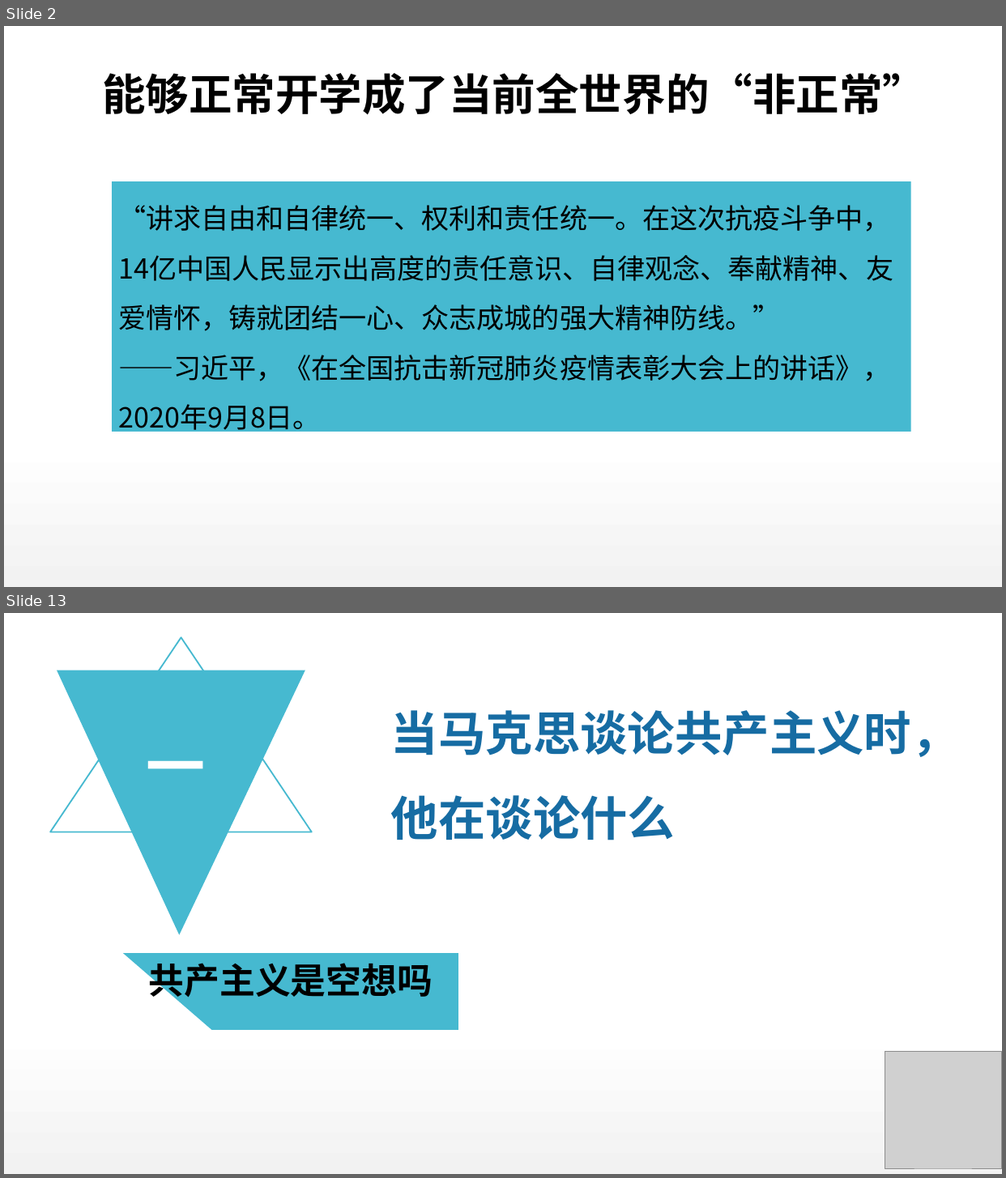
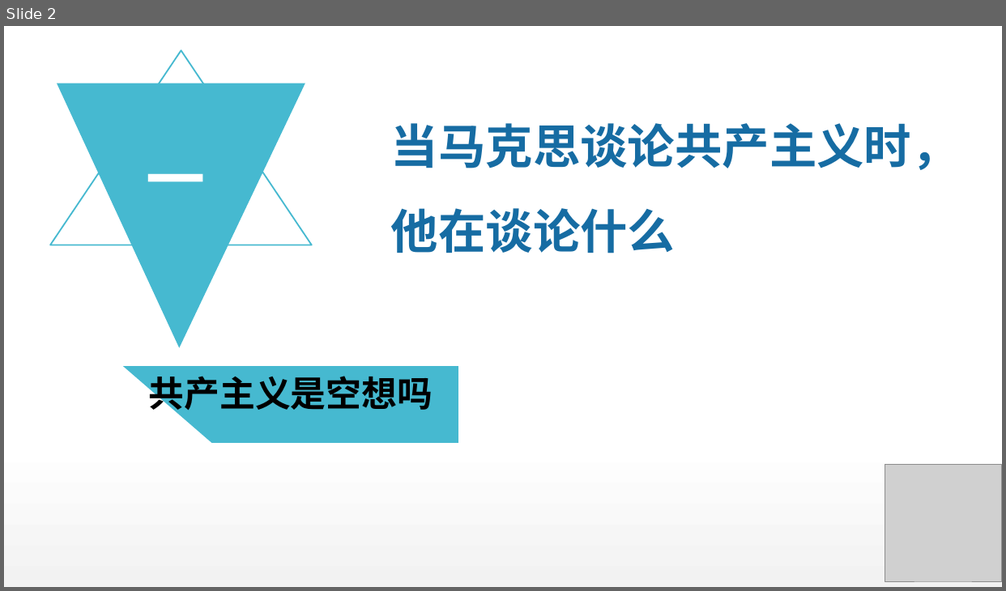
Before and after one commit to DO-MINATOR/buaa, a slide deck: 中特/复习ppt/刘娜娜-绪论.pptx. Shown one above the other, each under a label of ours: slides 2 and 13 before the commit, slide 2 after it; the slides between them are not shown. The pictures are 1006x1178 and 1006x591 pixels, drawn with LibreOffice and Linux fonts; fonts in the diff are those of the drawing; grey boxes stand for pictures. Boxes give left, top, right and bottom in pixels: in the first picture for what was removed or moved away, otherwise in the second. Text is boxed around its words. In the diff, an @@ line names an element or a change of style, - is before the commit and + after.

```diff
--- a/中特/复习ppt/刘娜娜-绪论.pptx
+++ b/中特/复习ppt/刘娜娜-绪论.pptx
@@ slide 2 removed at [4,26,1002,587], background #FFFFFF; not listed: 1 template element that a slide beside it also shows @@
@@ title removed at [102,73,926,115] @@
-能够正常开学成了当前全世界的“非正常”
@@ rectangle removed at [112,182,911,431] @@
-“讲求自由和自律统一、权利和责任统一。在这次抗疫斗争中，14亿中国人民显示出高度的责任意识、自律观念、奉献精神、友爱情怀，铸就团结一心、众志成城的强大精神防线。”
-——习近平，《在全国抗击新冠肺炎疫情表彰大会上的讲话》，2020年9月8日。
@@ what was slide 13 is now slide 2 @@
```
Also in this commit, not shown: 11 slides changed, 14 other slides removed, 1 other file.
